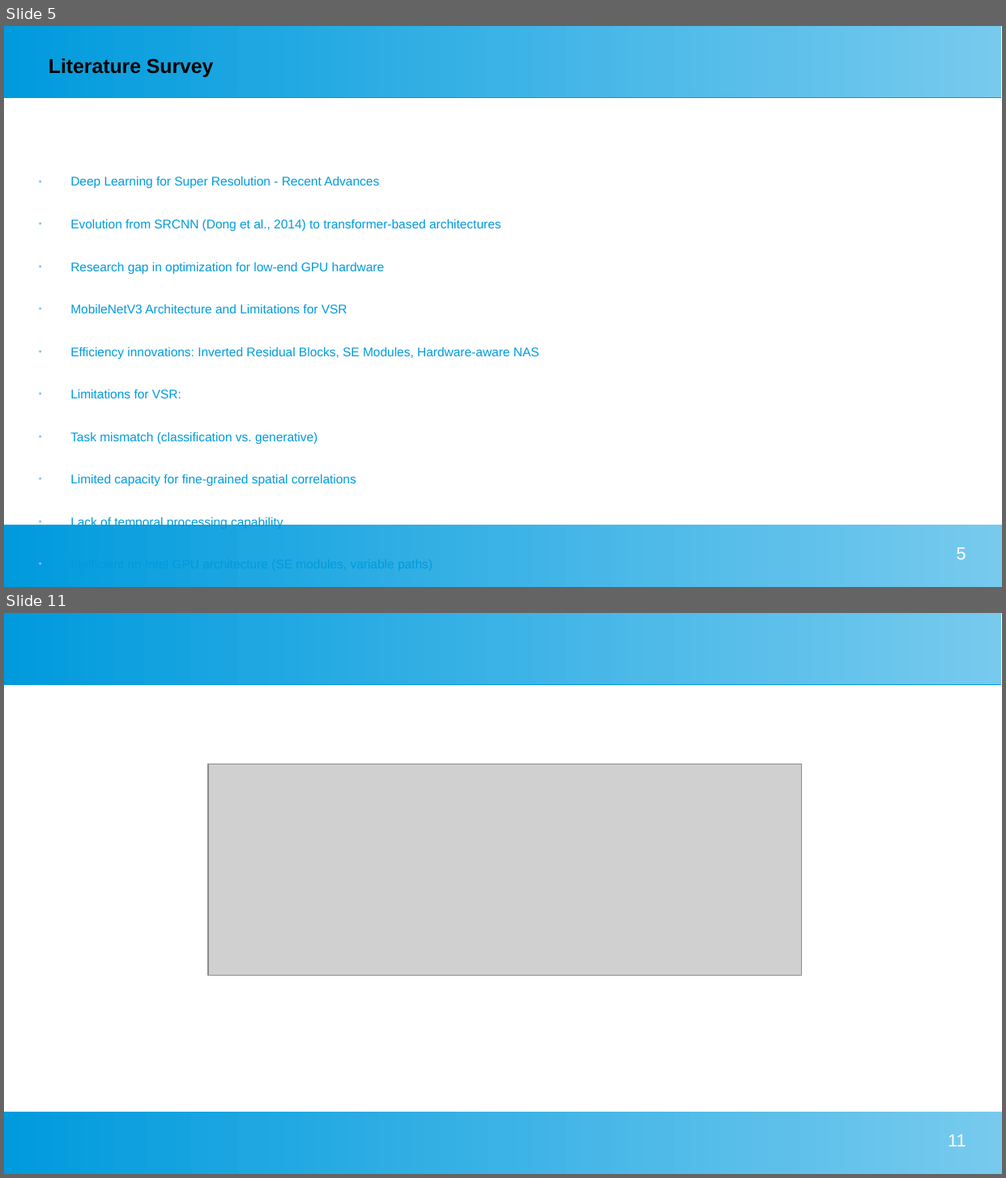
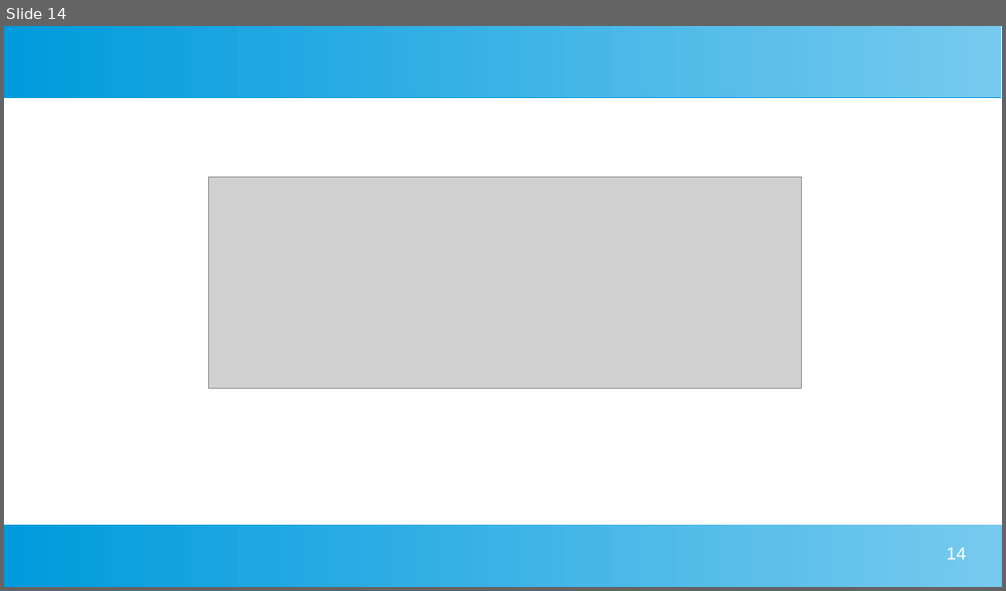
Before and after one commit to pradeepkdlkrni/sem4_project_submissions, a slide deck: submission/phase1/powerPoint/vsr.ppsx. Shown one above the other, each under a label of ours: slides 5 and 11 before the commit, slide 14 after it; the slides between them are not shown. The pictures are 1006x1178 and 1006x591 pixels, drawn with LibreOffice and Linux fonts; fonts in the diff are those of the drawing; grey boxes stand for pictures. Boxes give left, top, right and bottom in pixels: in the first picture for what was removed or moved away, otherwise in the second. Text is boxed around its words. In the diff, an @@ line names an element or a change of style, - is before the commit and + after.

```diff
--- a/submission/phase1/powerPoint/vsr.ppsx
+++ b/submission/phase1/powerPoint/vsr.ppsx
@@ slide 5 removed at [4,26,1002,587], background #FFFFFF; not listed: 2 template elements that a slide beside it also shows @@
@@ text removed at [49,58,214,77] @@
-Literature Survey
@@ text removed at [70,176,539,529] @@
-● Deep Learning for Super Resolution - Recent Advances
-● Evolution from SRCNN (Dong et al., 2014) to transformer-based architectures
-● Research gap in optimization for low-end GPU hardware
-● MobileNetV3 Architecture and Limitations for VSR
-● Efficiency innovations: Inverted Residual Blocks, SE Modules, Hardware-aware NAS
-● Limitations for VSR:
-● Task mismatch (classification vs. generative)
-● Limited capacity for fine-grained spatial correlations
-● Lack of temporal processing capability
-● Inefficient on Intel GPU architecture (SE modules, variable paths)
@@ page number removed at [957,548,966,560] @@
-5
@@ what was slide 11 is now slide 14 @@
@@ page number at [946,548,965,560]: text changed @@
-11
+14
```
Also in this commit, not shown: 7 slides changed, 11 slides added, 2 other slides removed.
